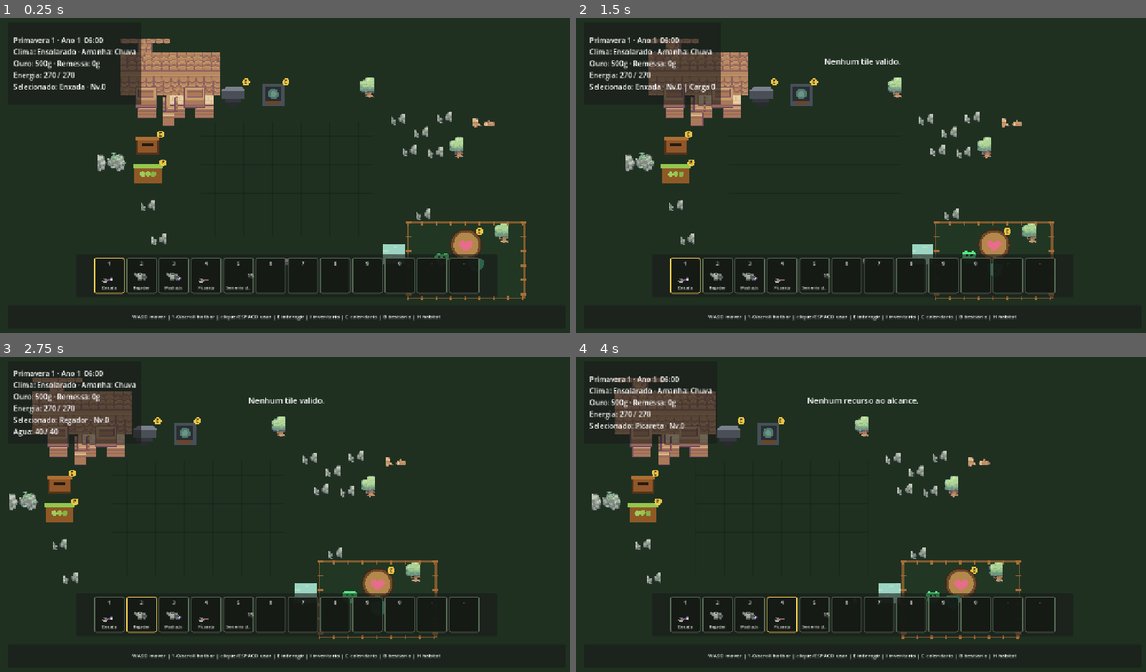
Above: before the commit, frames 1-4 (two rows, left to right).
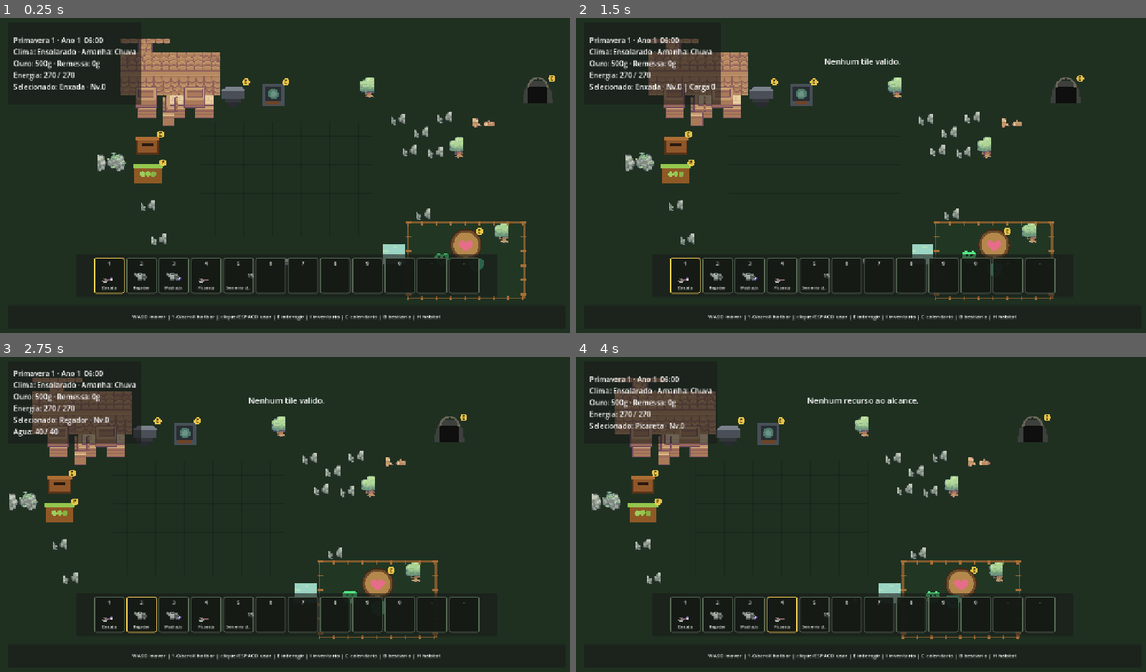
Above: after the commit, the same moments.

Repository: HelioConde/GameSlime
Game: Godot game, scene res://scenes/world/main.tscn
The game is run twice, just before and just after one commit, with the same random seed, the same clock (stepped at 60 frames per second) and the same inputs.
Inputs (mouse positions are in pixels of both pictures, inside the frame that each line leads up to):
- Up to frame 1 (0.25 s): no input
- Up to frame 2 (1.5 s): tap Enter at 0.5 s; move the mouse to (986, 159) at 0.52 s; hold D 0.53-1.25 s; tap E at 0.6 s; click (986, 159) at 0.67 s; tap Space at 0.77 s; drag from (747, 191) to (832, 238) at 1.27 s
- Up to frame 3 (2.75 s): move the mouse to (342, 445) at 2.02 s; hold D from 2.03 s (still down); tap 2 at 2.1 s
- Up to frame 4 (4 s): release D at 2.75 s; drag from (832, 577) to (690, 467) at 2.77 s; move the mouse to (1037, 561) at 3.52 s; hold A from 3.53 s (still down); tap 4 at 3.6 s; tap Space at 3.77 s

The runs differ from the first frame. In frame 1, 0.4% of the frame differs, in the area x 91-98%, y 18-28%; in frame 2, 0.4%, in the area x 83-90%, y 18-28%; in frame 3, 0.4%; in frame 4, 0.4%.

Commit message:
feat: add gated shallow mine and iron deposit

Diff:
--- a/scenes/world/main.tscn
+++ b/scenes/world/main.tscn
@@ -20,6 +20,9 @@
 [ext_resource type="PackedScene" path="res://scenes/world/seed_shop.tscn" id="18_shop"]
 [ext_resource type="PackedScene" path="res://scenes/world/copper_patch.tscn" id="19_copper_patch"]
 [ext_resource type="PackedScene" path="res://scenes/world/slime_crystallizer.tscn" id="20_crystallizer"]
+[ext_resource type="PackedScene" path="res://scenes/world/mine_area.tscn" id="21_mine"]
+[ext_resource type="PackedScene" path="res://scenes/world/world_transition.tscn" id="22_transition"]
+[ext_resource type="PackedScene" path="res://scenes/world/iron_patch.tscn" id="23_iron_patch"]
 
 [node name="Main" type="Node2D"]
 texture_filter = 1
@@ -108,6 +111,35 @@
 gene_production = 1.24
 slime_color = Color(0.26, 0.80, 0.58, 1)
 
+[node name="MineArea" parent="." instance=ExtResource("21_mine")]
+position = Vector2(1900, 360)
+
+[node name="MineEntrance" parent="." instance=ExtResource("22_transition")]
+position = Vector2(1200, 175)
+target_position = Vector2(1640, 560)
+minimum_pickaxe_level = 1
+transition_name = "Mina Rasa"
+entrance_style = true
+
+[node name="MineExit" parent="." instance=ExtResource("22_transition")]
+position = Vector2(1615, 610)
+target_position = Vector2(1160, 220)
+minimum_pickaxe_level = 0
+transition_name = "Mina Rasa"
+entrance_style = false
+
+[node name="IronPatch" parent="." instance=ExtResource("23_iron_patch")]
+position = Vector2(1940, 350)
+
+[node name="MineRockA" parent="." instance=ExtResource("8_rock")]
+position = Vector2(1780, 455)
+
+[node name="MineRockB" parent="." instance=ExtResource("8_rock")]
+position = Vector2(2080, 470)
+
+[node name="MineRockC" parent="." instance=ExtResource("8_rock")]
+position = Vector2(2160, 250)
+
 [node name="Player" parent="." instance=ExtResource("2_player")]
 position = Vector2(640, 560)
 
Not shown: 1 places in scenes/world/main.tscn that only renumber resources
